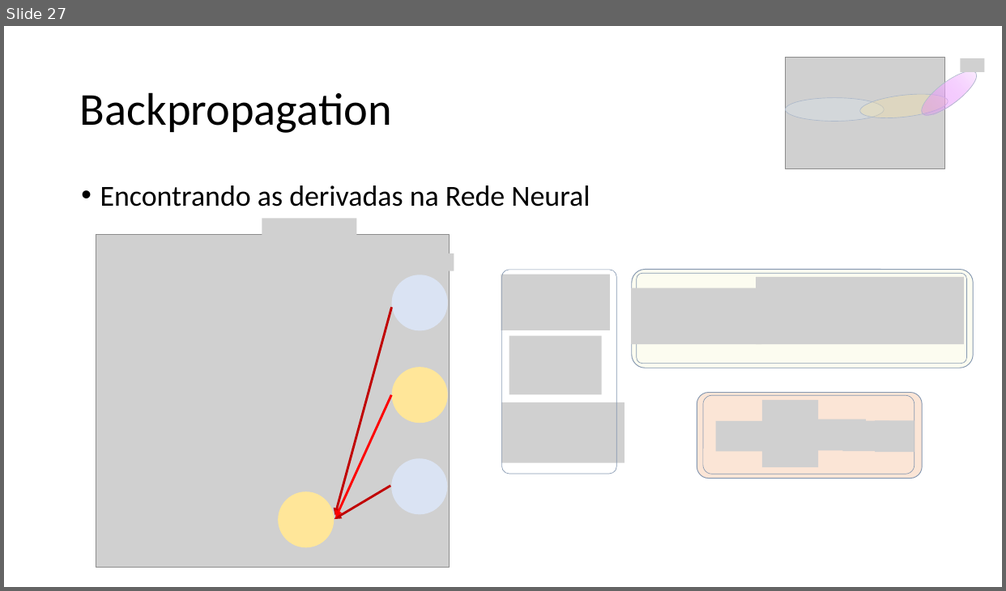
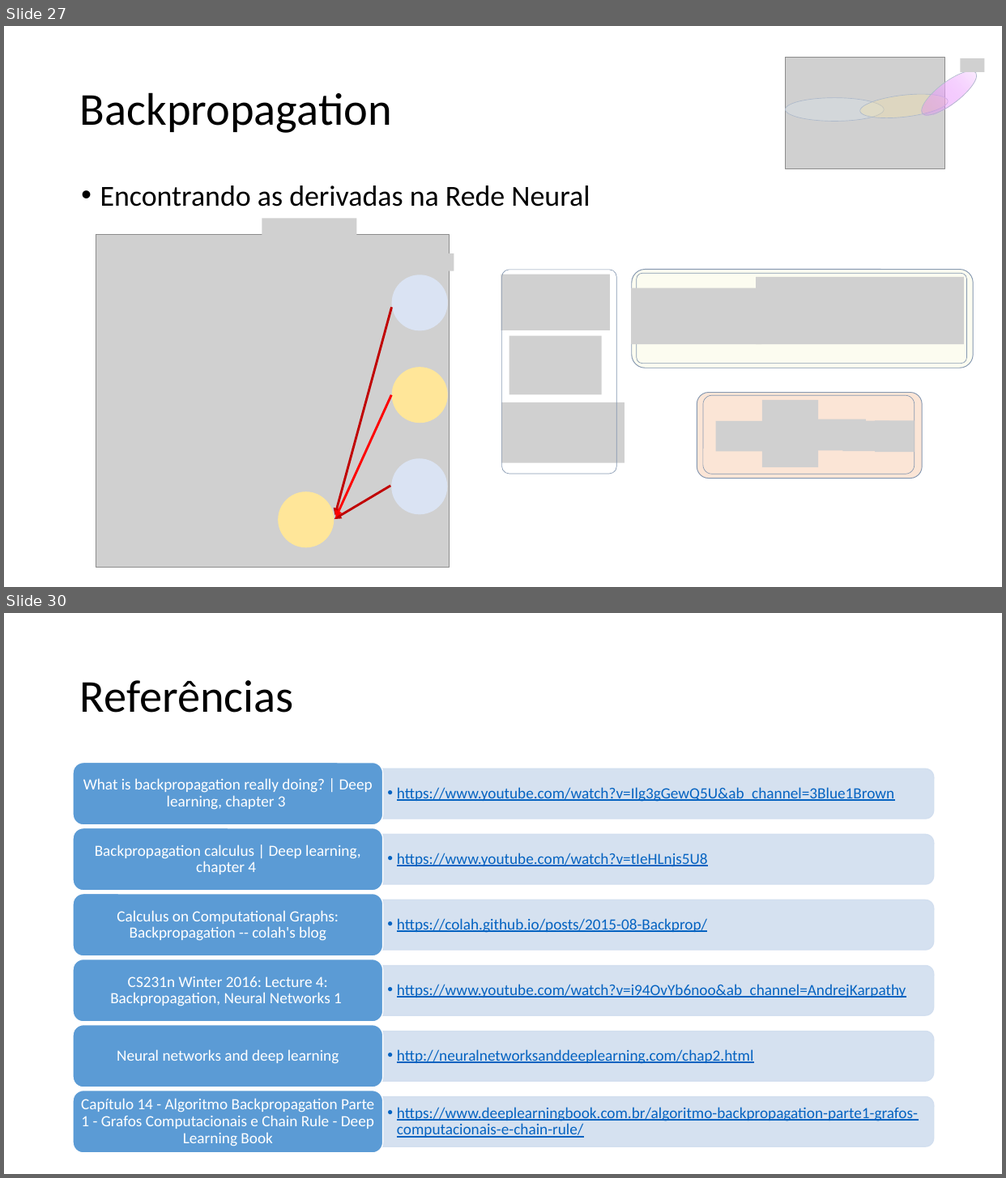
Before and after one commit to jairoalves/backpropagation, a slide deck: oficina de backpropagation/Backprop_LAMFO_Jairo.pptx. Shown one above the other, each under a label of ours: slide 27 before the commit, slides 27 and 30 after it; the slides between them are not shown. The pictures are 1006x591 and 1006x1178 pixels, drawn with LibreOffice and Linux fonts; fonts in the diff are those of the drawing; grey boxes stand for pictures; background and template pictures are left out. Boxes give left, top, right and bottom in pixels: in the first picture for what was removed or moved away, otherwise in the second. Text is boxed around its words. In the diff, an @@ line names an element or a change of style, - is before the commit and + after.

```diff
--- a/oficina de backpropagation/Backprop_LAMFO_Jairo.pptx
+++ b/oficina de backpropagation/Backprop_LAMFO_Jairo.pptx
@@ slide 30 added at <box>4,613,1002,1174</box>, background #FFFFFF @@
@@ title added at <box>80,680,294,713</box>, 44 pt, text #000000 @@
+Referências
@@ group added at <box>73,763,934,1153</box>: 12 texts, 6 round same rects, 6 rounded rectangles @@
+  •• https://www.youtube.com/watch?v=Ilg3gGewQ5U&ab_channel=3Blue1Brown
+What is backpropagation really doing? | Deep learning, chapter 3
+  •• https://www.youtube.com/watch?v=tIeHLnjs5U8
+Backpropagation calculus | Deep learning, chapter 4
+  •• https://colah.github.io/posts/2015-08-Backprop/
+Calculus on Computational Graphs: Backpropagation -- colah's blog
+  •• https://www.youtube.com/watch?v=i94OvYb6noo&ab_channel=AndrejKarpathy
+CS231n Winter 2016: Lecture 4: Backpropagation, Neural Networks 1
+  •• http://neuralnetworksanddeeplearning.com/chap2.html
+Neural networks and deep learning
+  •• https://www.deeplearningbook.com.br/algoritmo-backpropagation-parte1-grafos-computacionais-e-chain-rule/
+Capítulo 14 - Algoritmo Backpropagation Parte 1 - Grafos Computacionais e Chain Rule - Deep Learning Book
```
Also in this commit, not shown: 3 slides changed, 2 other slides added.
